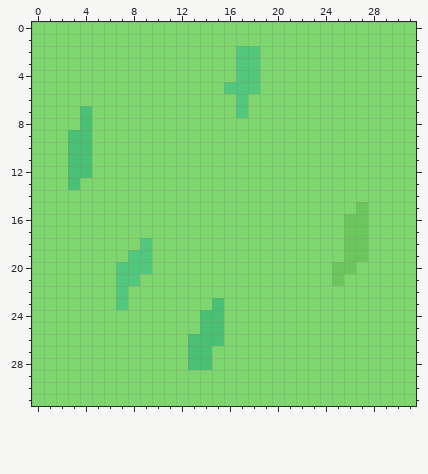
Pixel-art sprite, stored at Assets/Sprites/Tiles/tile-grass.png. Above is the file before it was changed.
The file is 32x32 pixels. Colours within 5 levels of each other are drawn and written as one.
And afterwards:
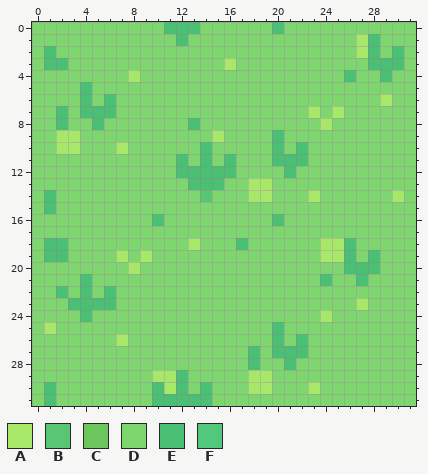
Palette (. is transparent): A #a7e868  B #58c672  C #6cc65e  D #7ed66e  E #49c073  F #52c87c
Difference:
@@ x 0..31 @@
- 0 DDDDDDDDDDDDDDDDDDDDDDDDDDDDDDDD
- 1 DDDDDDDDDDDDDDDDDDDDDDDDDDDDDDDD
- 2 DDDDDDDDDDDDDDDDDFFDDDDDDDDDDDDD
- 3 DDDDDDDDDDDDDDDDDFFDDDDDDDDDDDDD
- 4 DDDDDDDDDDDDDDDDDFFDDDDDDDDDDDDD
- 5 DDDDDDDDDDDDDDDDFFFDDDDDDDDDDDDD
- 6 DDDDDDDDDDDDDDDDDFDDDDDDDDDDDDDD
- 7 DDDDEDDDDDDDDDDDDFDDDDDDDDDDDDDD
- 8 DDDDEDDDDDDDDDDDDDDDDDDDDDDDDDDD
- 9 DDDEEDDDDDDDDDDDDDDDDDDDDDDDDDDD
-10 DDDEEDDDDDDDDDDDDDDDDDDDDDDDDDDD
-11 DDDEEDDDDDDDDDDDDDDDDDDDDDDDDDDD
-12 DDDEEDDDDDDDDDDDDDDDDDDDDDDDDDDD
-13 DDDEDDDDDDDDDDDDDDDDDDDDDDDDDDDD
-14 DDDDDDDDDDDDDDDDDDDDDDDDDDDDDDDD
-15 DDDDDDDDDDDDDDDDDDDDDDDDDDDCDDDD
-16 DDDDDDDDDDDDDDDDDDDDDDDDDDCCDDDD
-17 DDDDDDDDDDDDDDDDDDDDDDDDDDCCDDDD
-18 DDDDDDDDDFDDDDDDDDDDDDDDDDCCDDDD
-19 DDDDDDDDFFDDDDDDDDDDDDDDDDCCDDDD
-20 DDDDDDDFFFDDDDDDDDDDDDDDDCCDDDDD
-21 DDDDDDDFFDDDDDDDDDDDDDDDDCDDDDDD
-22 DDDDDDDFDDDDDDDDDDDDDDDDDDDDDDDD
-23 DDDDDDDFDDDDDDDEDDDDDDDDDDDDDDDD
-24 DDDDDDDDDDDDDDEEDDDDDDDDDDDDDDDD
-25 DDDDDDDDDDDDDDEEDDDDDDDDDDDDDDDD
-26 DDDDDDDDDDDDDEEEDDDDDDDDDDDDDDDD
-27 DDDDDDDDDDDDDEEDDDDDDDDDDDDDDDDD
-28 DDDDDDDDDDDDDEEDDDDDDDDDDDDDDDDD
-29 DDDDDDDDDDDDDDDDDDDDDDDDDDDDDDDD
-30 DDDDDDDDDDDDDDDDDDDDDDDDDDDDDDDD
-31 DDDDDDDDDDDDDDDDDDDDDDDDDDDDDDDD
+ 0 DDDDDDDDDDDEEEDDDDDDEDDDDDDDDDDD
+ 1 DDDDDDDDDDDDEDDDDDDDDDDDDDDAEDDD
+ 2 DEDDDDDDDDDDDDDDDDDDDDDDDDDAEDED
+ 3 DEEDDDDDDDDDDDDDADDDDDDDDDDDEEED
+ 4 DDDDDDDDADDDDDDDDDDDDDDDDDEDDEDD
+ 5 DDDDEDDDDDDDDDDDDDDDDDDDDDDDDDDD
+ 6 DDDDEDEDDDDDDDDDDDDDDDDDDDDDDADD
+ 7 DDEDEEEDDDDDDDDDDDDDDDDADADDDDDD
+ 8 DDEDDEDDDDDDDEDDDDDDDDDDADDDDDDD
+ 9 DDAADDDDDDDDDDDADDDDEDDDDDDDDDDD
+10 DDAADDDADDDDDDEDDDDDEDEDDDDDDDDD
+11 DDDDDDDDDDDDEDEDEDDDEEEDDDDDDDDD
+12 DDDDDDDDDDDDEEEEEDDDDEDDDDDDDDDD
+13 DDDDDDDDDDDDDEEEDDAADDDDDDDDDDDD
+14 DEDDDDDDDDDDDDBDDDAADDDADDDDDDAD
+15 DEDDDDDDDDDDDDDDDDDDDDDDDDDDDDDD
+16 DDDDDDDDDDEDDDDDDDDDEDDDDDDDDDDD
+17 DDDDDDDDDDDDDDDDDDDDDDDDDDDDDDDD
+18 DEEDDDDDDDDDDADDDEDDDDDDAAEDDDDD
+19 DEEDDDDADADDDDDDDDDDDDDDAAEDEDDD
+20 DDDDDDDDADDDDDDDDDDDDDDDDDEEEDDD
+21 DDDDEDDDDDDDDDDDDDDDDDDDEDDEDDDD
+22 DDEDEDEDDDDDDDDDDDDDDDDDDDDDDDDD
+23 DDDEEEEDDDDDDDDDDDDDDDDDDDDADDDD
+24 DDDDEDDDDDDDDDDDDDDDDDDDADDDDDDD
+25 DADDDDDDDDDDDDDDDDDDEDDDDDDDDDDD
+26 DDDDDDDADDDDDDDDDDDDEDEDDDDDDDDD
+27 DDDDDDDDDDDDDDDDDDEDEEEDDDDDDDDD
+28 DDDDDDDDDDDDDDDDDDEDDEDDDDDDDDDD
+29 DDDDDDDDDDAAEDDDDDAADDDDDDDDDDDD
+30 DEDDDDDDDDEAEDEDDDAADDDADDDDDDDD
+31 DEDDDDDDDDEEEEEDDDDDDDDDDDDDDDDD
Boxes around the changes in both pictures, in picture pixels (x1, y1, x2, y2):
changed: (44, 22, 404, 406)
